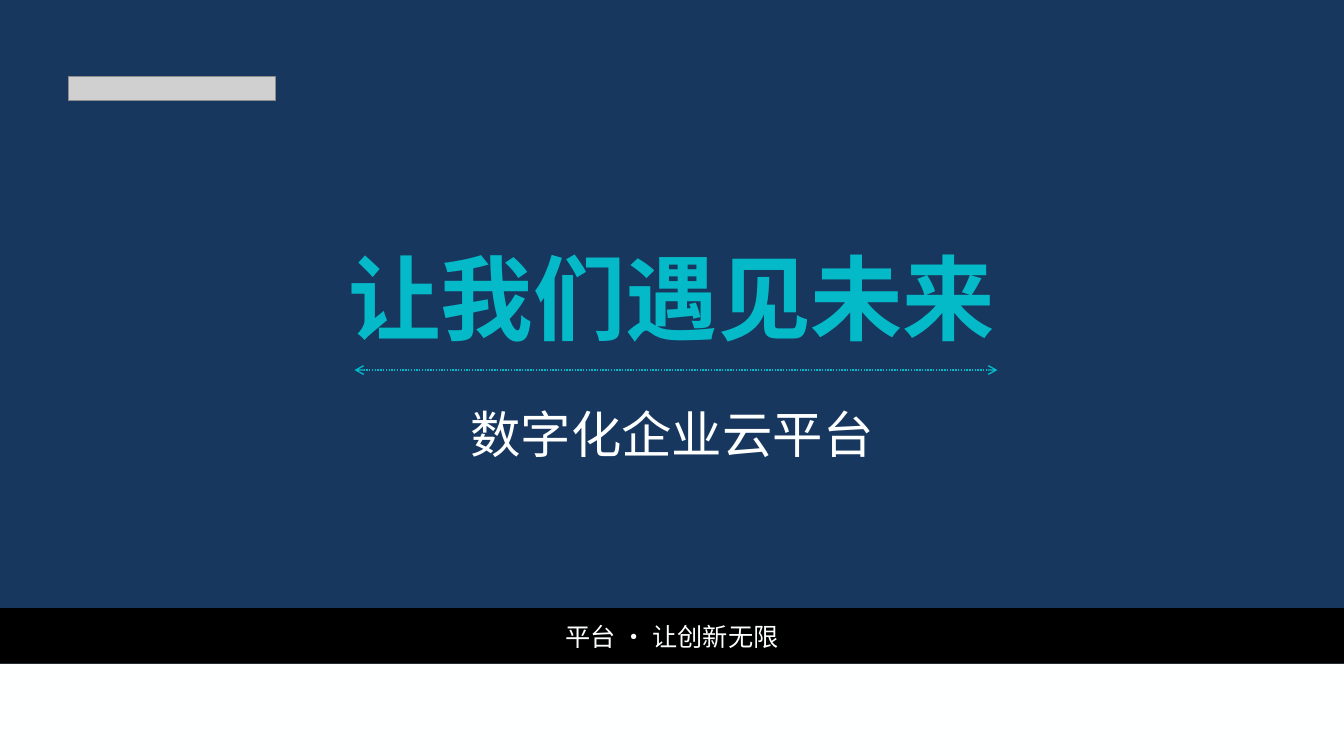
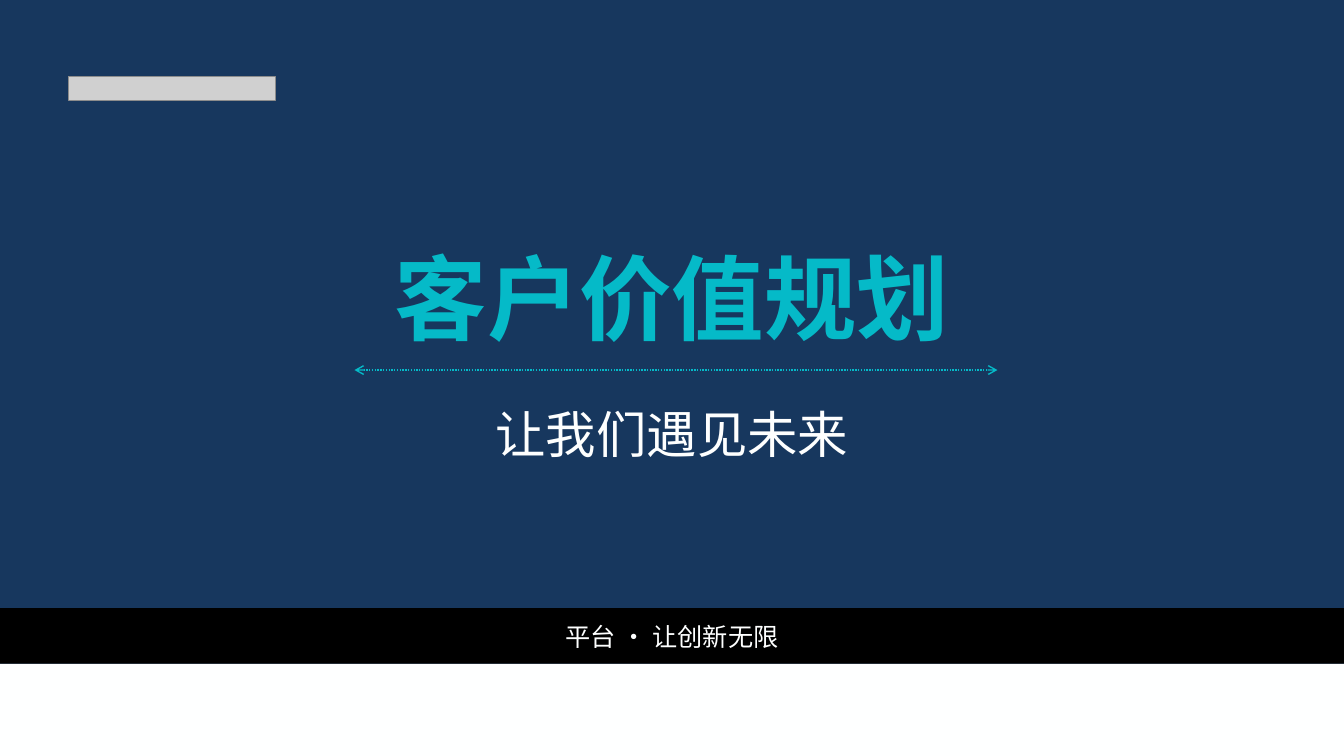
Before and after one commit to Jinzy/Primetonkb, a slide deck: slide 1 of 经验技巧总结/演讲：客户价值规划/客户价值规划.pptx. Drawn at 1344x756 pixels with LibreOffice and Linux fonts; fonts in the diff are those of the drawing; grey boxes stand for pictures; background and template pictures are left out. Boxes give left, top, right and bottom in pixels: in the first picture for what was removed or moved away, otherwise in the second. Text is boxed around its words. In the diff, an @@ line names an element or a change of style, - is before the commit and + after.

Commit message:
update

```diff
--- a/经验技巧总结/演讲：客户价值规划/客户价值规划.pptx
+++ b/经验技巧总结/演讲：客户价值规划/客户价值规划.pptx
@@ title at (x1=395, y1=253, x2=949, y2=457): text changed @@
-让我们遇见未来
-数字化企业云平台
+客户价值规划
+让我们遇见未来
```
Also in this commit, not shown: 14 slides added.
